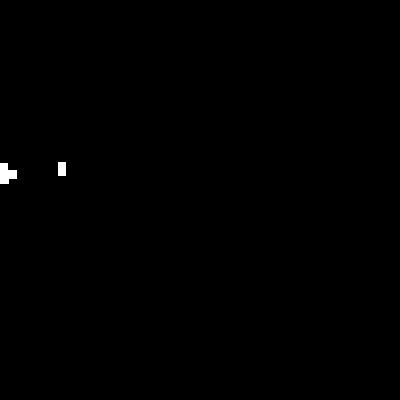
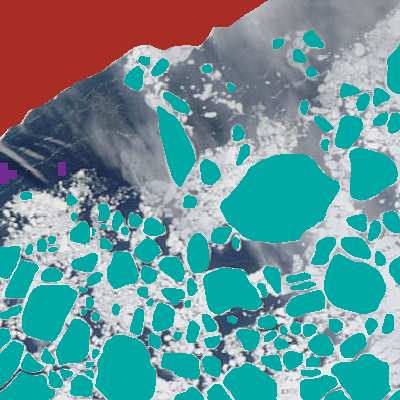
Comparing the layer stacks of the two 400 × 400 images. Changes:
hid "water samples" (1st of 2) over [0,0,400,400]
painted on "ice floes" (2nd of 2) over [0,44,400,400]
